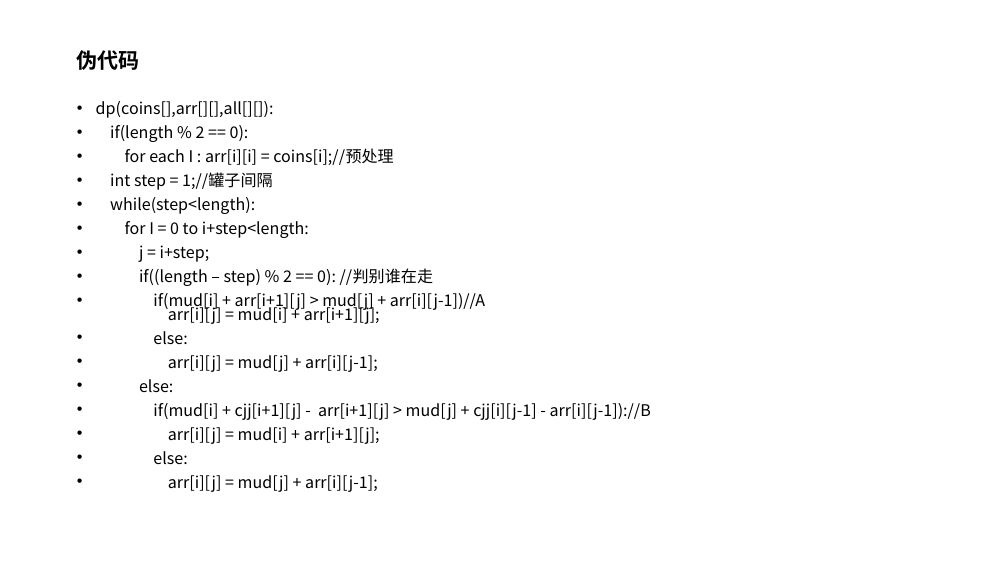
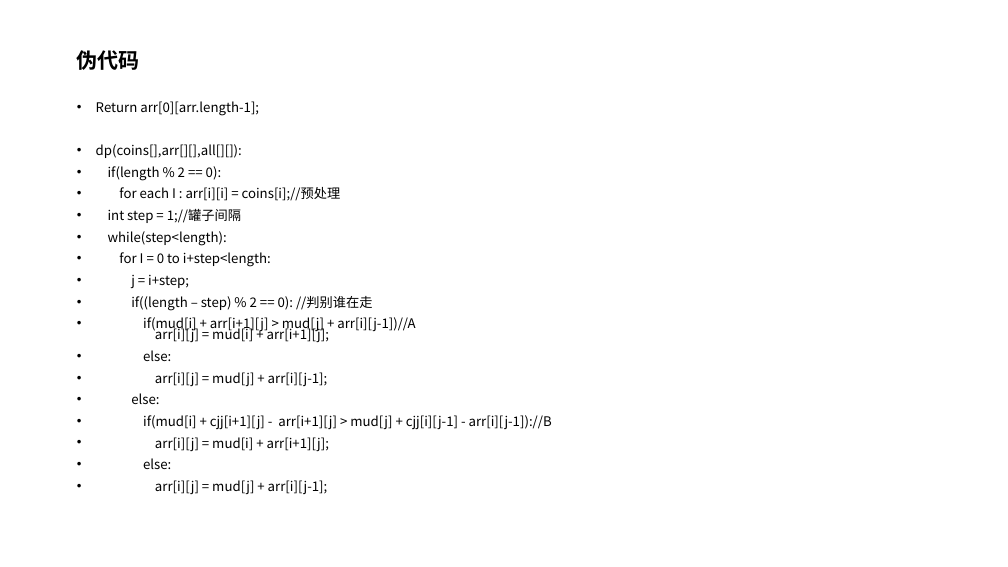
Before and after one commit to VirtualPuffer/Algorithm_Experiment, a slide deck: slide 7 of report/实验4/算法实验04.pptx (slide 6 before the commit). Drawn at 1008x567 pixels with LibreOffice and Linux fonts; fonts in the diff are those of the drawing. Boxes give left, top, right and bottom in pixels: in the first picture for what was removed or moved away, otherwise in the second. Text is boxed around its words. In the diff, an @@ line names an element or a change of style, - is before the commit and + after.

```diff
--- a/report/实验4/算法实验04.pptx
+++ b/report/实验4/算法实验04.pptx
@@ text at <box>96,101,259,116</box>: paragraph added @@
+• Return arr[0][arr.length-1];
@@ text at <box>96,144,552,494</box>: size 15.3 to 12.6 pt @@
```
Also in this commit, not shown: 1 other slide changed, 3 slides added, 2 other files.
